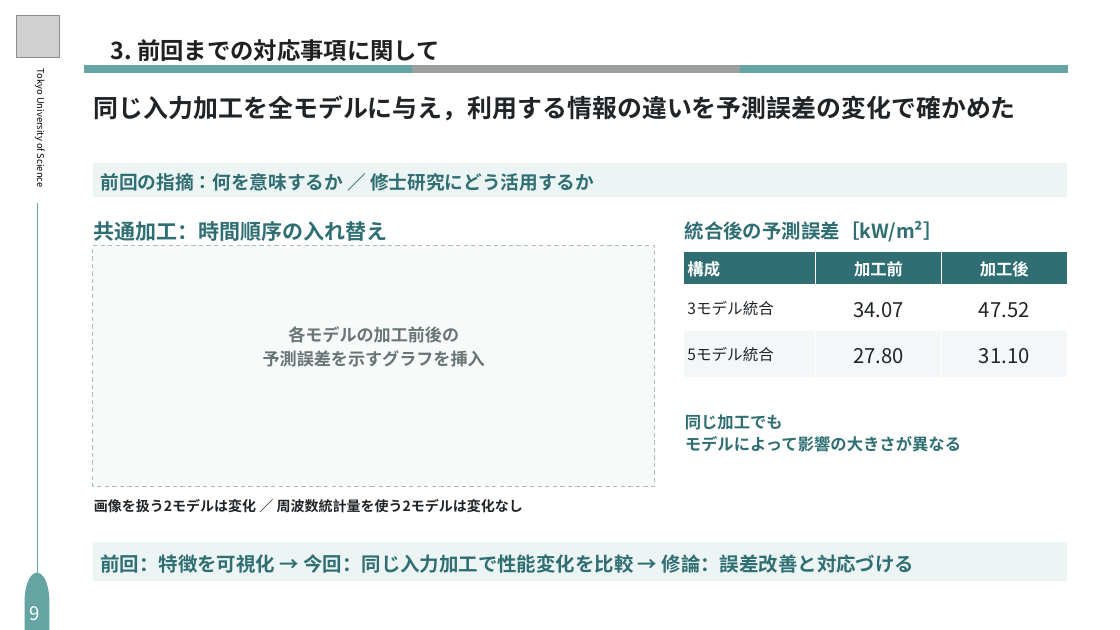
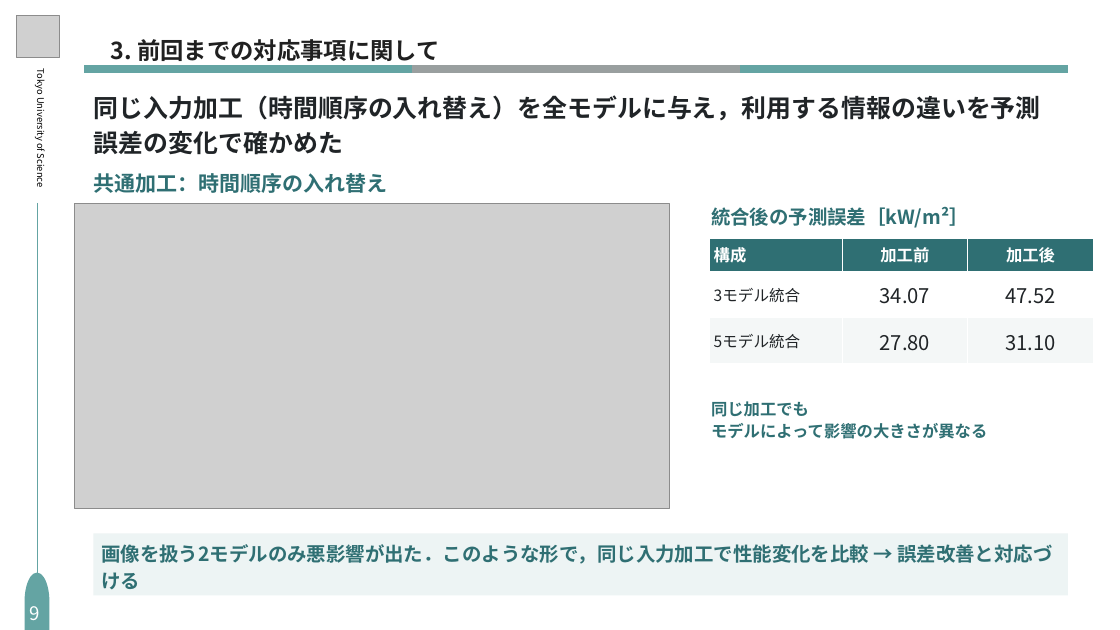
Before and after one commit to S-Riku-tus/university_research, a slide deck: slide 11 of 研究進捗報告/2026/1016（研究進捗報告）/研究進捗_1016_編集用_修正版.pptx (slide 12 before the commit). Drawn at 1120x630 pixels with LibreOffice and Linux fonts; fonts in the diff are those of the drawing; grey boxes stand for pictures. Boxes give left, top, right and bottom in pixels: in the first picture for what was removed or moved away, otherwise in the second. Text is boxed around its words. In the diff, an @@ line names an element or a change of style, - is before the commit and + after.

```diff
--- a/研究進捗報告/2026/1016（研究進捗報告）/研究進捗_1016_編集用_修正版.pptx
+++ b/研究進捗報告/2026/1016（研究進捗報告）/研究進捗_1016_編集用_修正版.pptx
@@ text at (x1=94, y1=95, x2=1041, y2=155): text changed @@
-同じ入力加工を全モデルに与え，利用する情報の違いを予測誤差の変化で確かめた
+同じ入力加工（時間順序の入れ替え）を全モデルに与え，利用する情報の違いを予測誤差の変化で確かめた
@@ text "共通加工：時間順序の入れ替え" moved from (x1=94, y1=221, x2=388, y2=241) to (x1=94, y1=173, x2=388, y2=193) @@
@@ rectangle removed at (x1=92, y1=163, x2=1067, y2=197) @@
@@ text removed at (x1=101, y1=173, x2=594, y2=191) @@
-前回の指摘：何を意味するか ／ 修士研究にどう活用するか
@@ picture added at (x1=74, y1=204, x2=669, y2=508) @@
@@ 2 texts, 1 table moved together from (x1=683, y1=221, x2=1066, y2=452) to (x1=710, y1=207, x2=1093, y2=439) @@
@@ rectangle removed at (x1=92, y1=246, x2=655, y2=486) @@
@@ text removed at (x1=263, y1=326, x2=485, y2=367) @@
-各モデルの加工前後の
-予測誤差を示すグラフを挿入
@@ text removed at (x1=94, y1=499, x2=523, y2=513) @@
-画像を扱う2モデルは変化 ／ 周波数統計量を使う2モデルは変化なし
@@ rectangle resized from (x1=92, y1=542, x2=1067, y2=582) to (x1=94, y1=533, x2=1068, y2=595) @@
@@ text at (x1=101, y1=544, x2=1052, y2=589): text changed @@
-前回：特徴を可視化 → 今回：同じ入力加工で性能変化を比較 → 修論：誤差改善と対応づける
+画像を扱う2モデルのみ悪影響が出た．このような形で，同じ入力加工で性能変化を比較 → 誤差改善と対応づける
```
Also in this commit, not shown: 10 other slides changed, 1 slide removed.
